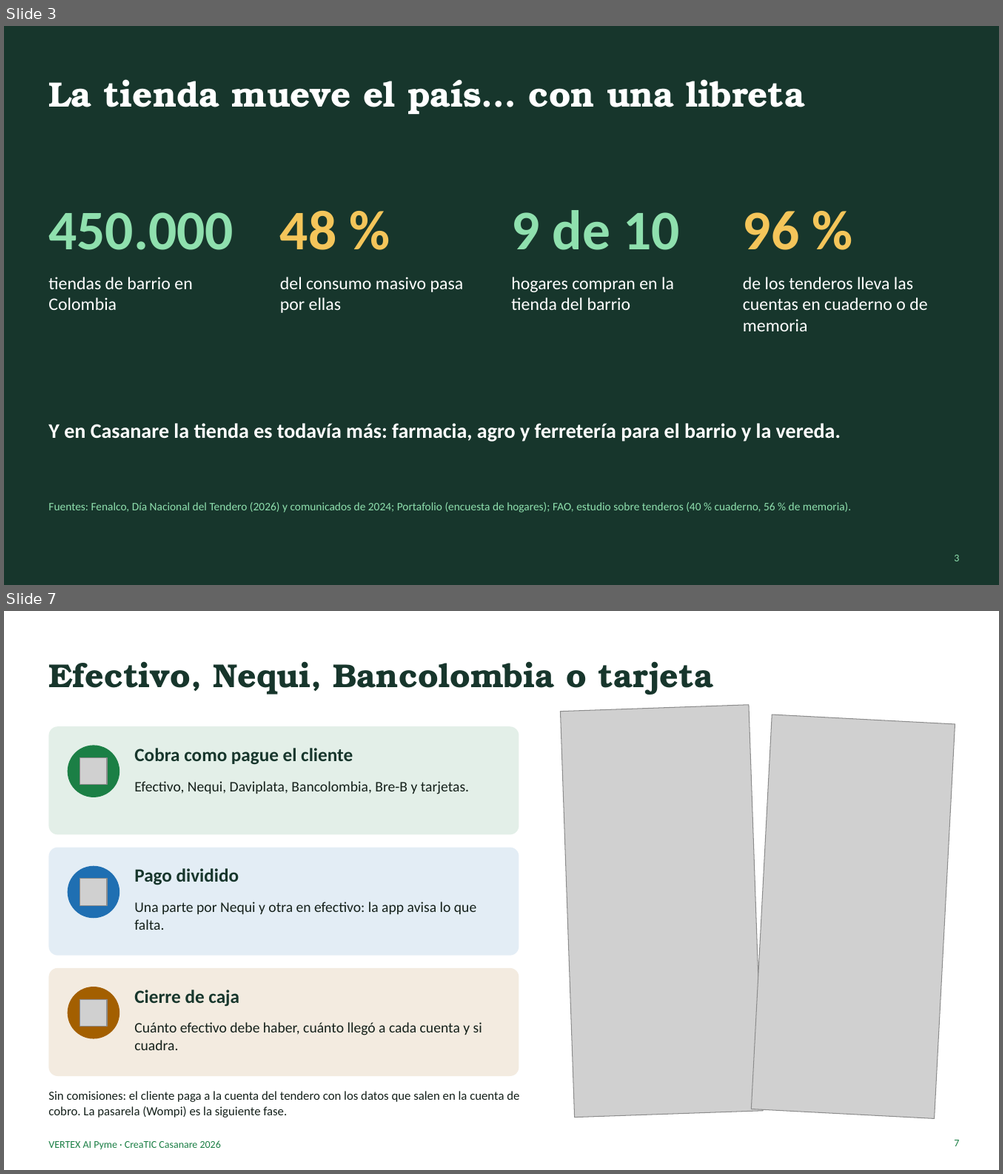
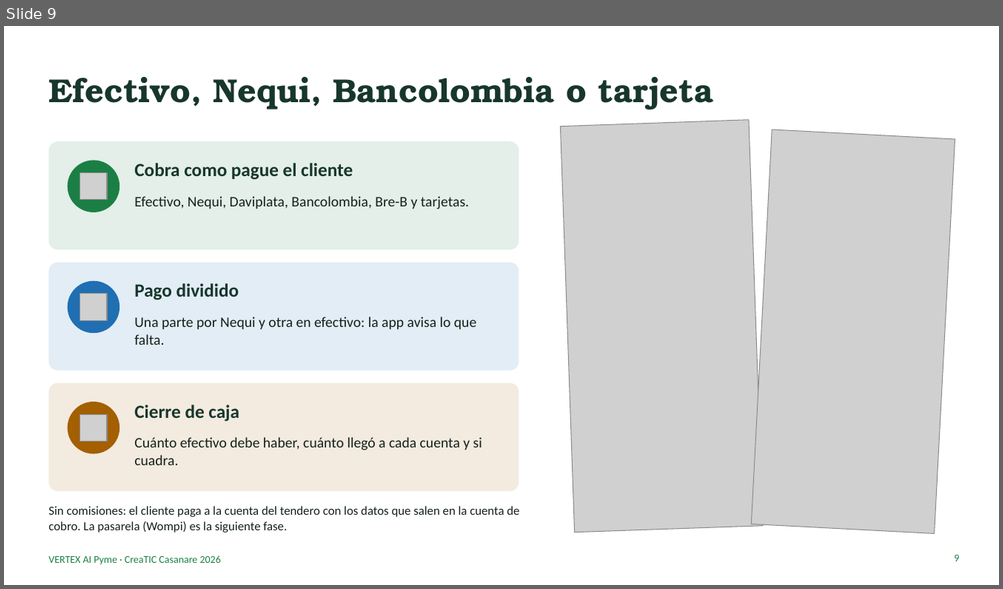
Before and after one commit to ingdavidortegaf-lab/vertex-ai-pyme, a slide deck: docs/pitch/VERTEX_AI_Pyme_Pitch.pptx. Shown one above the other, each under a label of ours: slides 3 and 7 before the commit, slide 9 after it; the slides between them are not shown. The pictures are 1003x1174 and 1003x589 pixels, drawn with LibreOffice and Linux fonts; fonts in the diff are those of the drawing; grey boxes stand for pictures. Boxes give left, top, right and bottom in pixels: in the first picture for what was removed or moved away, otherwise in the second. Text is boxed around its words. In the diff, an @@ line names an element or a change of style, - is before the commit and + after.

```diff
--- a/docs/pitch/VERTEX_AI_Pyme_Pitch.pptx
+++ b/docs/pitch/VERTEX_AI_Pyme_Pitch.pptx
@@ slide 3 removed at (4, 26, 999, 585), background #17362C @@
@@ title removed at (48, 79, 804, 114) @@
-La tienda mueve el país… con una libreta
@@ text removed at (48, 212, 233, 250) @@
-450.000
@@ text removed at (280, 211, 337, 250) @@
-48 %
@@ text removed at (511, 210, 680, 250) @@
-9 de 10
@@ text removed at (743, 211, 800, 250) @@
-96 %
@@ text removed at (48, 277, 192, 310) @@
-tiendas de barrio en Colombia
@@ text removed at (280, 277, 464, 313) @@
-del consumo masivo pasa por ellas
@@ text removed at (511, 277, 674, 310) @@
-hogares compran en la tienda del barrio
@@ text removed at (743, 277, 927, 332) @@
-de los tenderos lleva las cuentas en cuaderno o de memoria
@@ text removed at (48, 423, 840, 442) @@
-Y en Casanare la tienda es todavía más: farmacia, agro y ferretería para el barrio y la vereda.
@@ text removed at (48, 503, 851, 513) @@
-Fuentes: Fenalco, Día Nacional del Tendero (2026) y comunicados de 2024; Portafolio (encuesta de hogares); FAO, estudio sobre tenderos (40 % cuaderno, 56 % de memoria).
@@ page number removed at (953, 555, 959, 562) @@
-3
@@ what was slide 7 is now slide 9 @@
@@ page number at (953, 555, 959, 562): text changed @@
-7
+9
```
Also in this commit, not shown: 8 slides changed, 8 slides added, 4 other slides removed, 6 other files.
